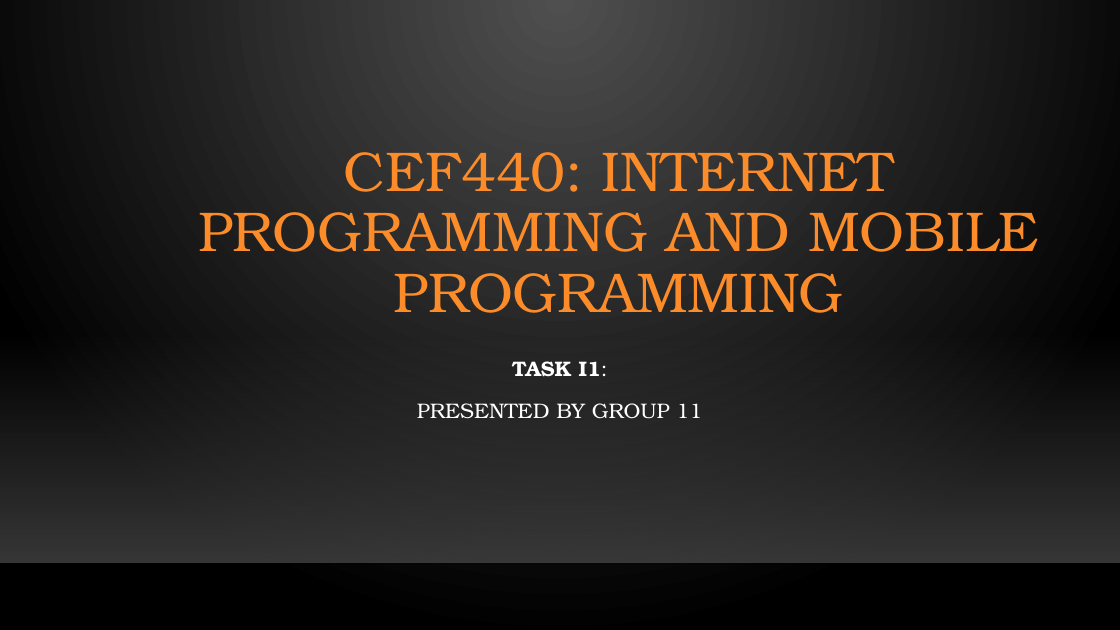
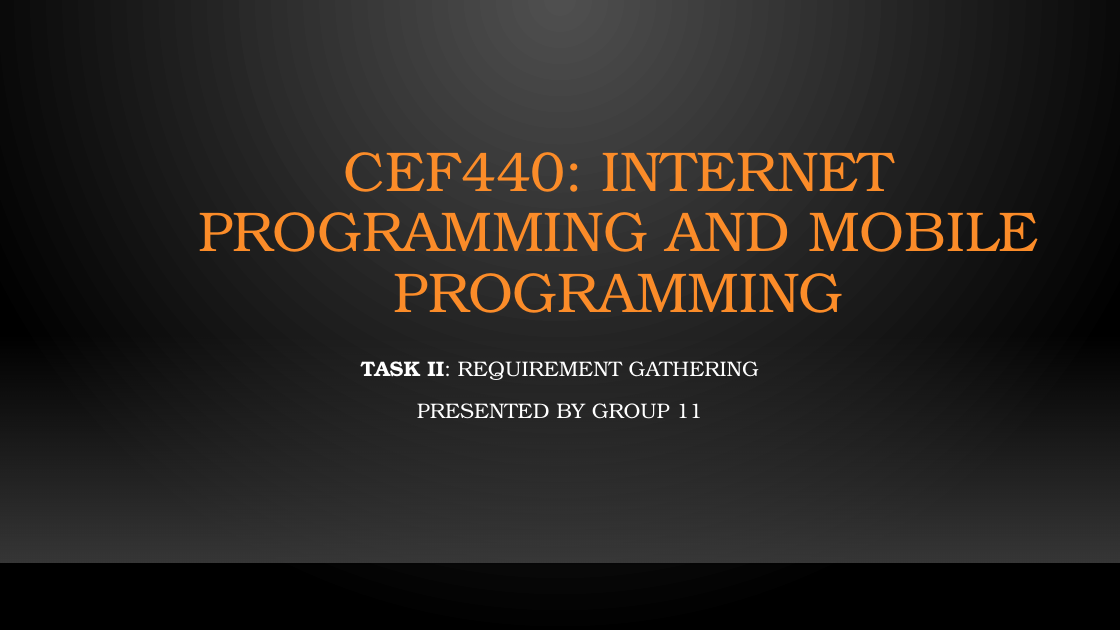
Before and after one commit to N-Jerry/Group11, a slide deck: slide 1 of CEF440_task[2]Group11.pptx. Drawn at 1120x630 pixels with LibreOffice and Linux fonts; fonts in the diff are those of the drawing; background and template pictures are left out. Boxes give left, top, right and bottom in pixels: in the first picture for what was removed or moved away, otherwise in the second. Text is boxed around its words. In the diff, an @@ line names an element or a change of style, - is before the commit and + after.

```diff
--- a/CEF440_task[2]Group11.pptx
+++ b/CEF440_task[2]Group11.pptx
@@ subtitle at box(361, 361, 759, 380): text changed; bold off @@
-TASK I1:
+TASK II: REQUIREMENT GATHERING
```
Also in this commit, not shown: 5 other slides changed, 11 slides added, 4 slides removed.
